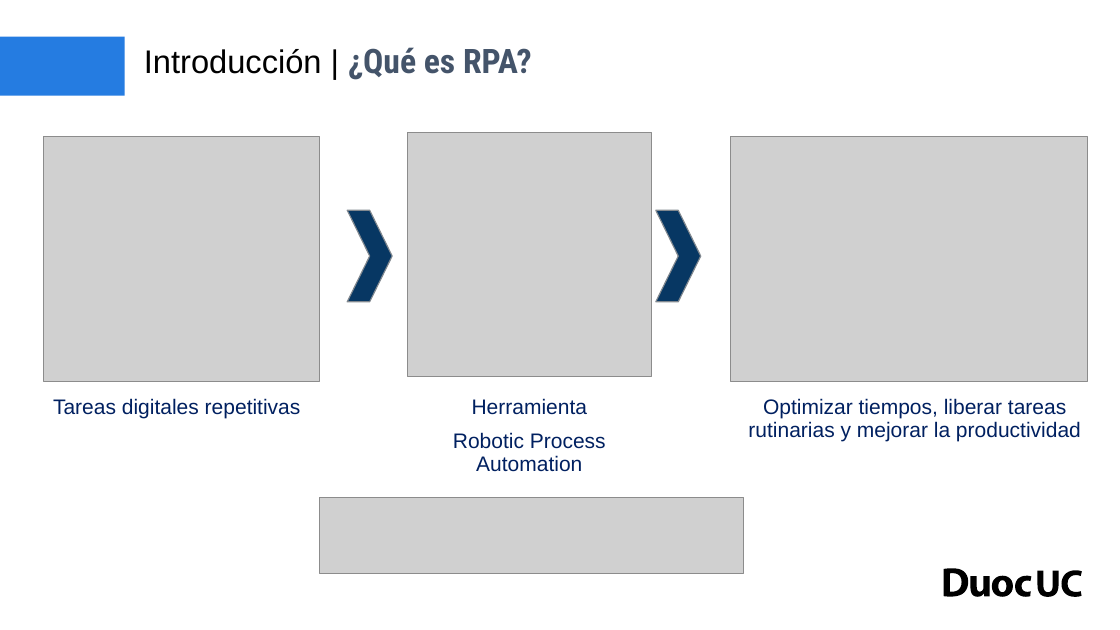
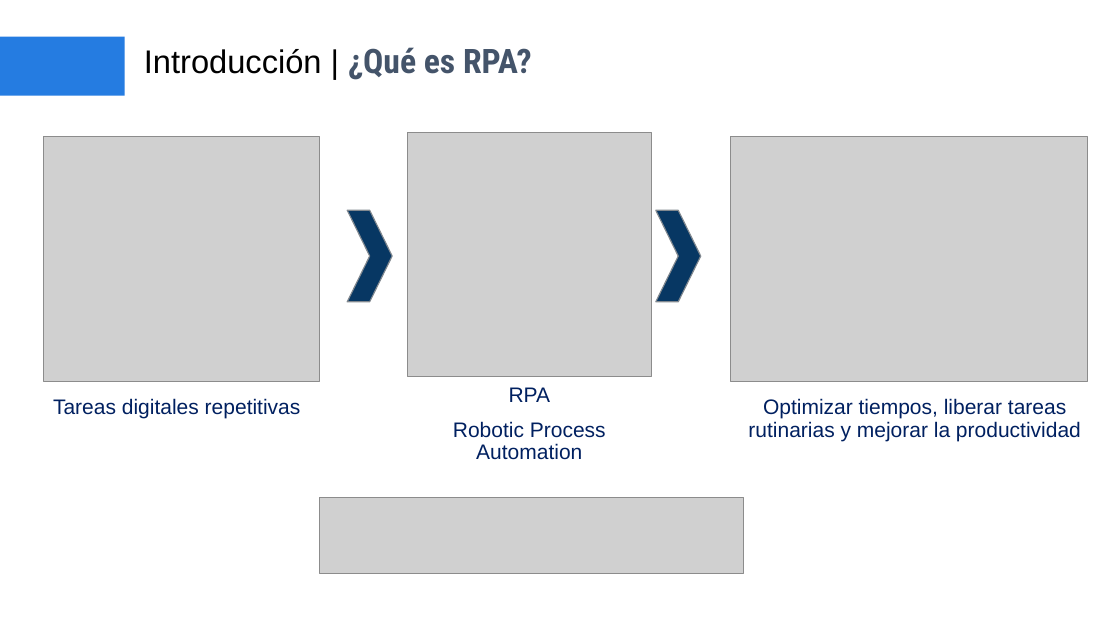
Before and after one commit to JoselynPinoDiaz/SB_Mallen_002D_RPA, a slide deck: slide 3 of Fase 1/Evidencias Grupales/Presentación Proyecto 01.pptx. Drawn at 1120x630 pixels with LibreOffice and Linux fonts; fonts in the diff are those of the drawing; grey boxes stand for pictures; background and template pictures are left out. Boxes give left, top, right and bottom in pixels: in the first picture for what was removed or moved away, otherwise in the second. Text is boxed around its words. In the diff, an @@ line names an element or a change of style, - is before the commit and + after.

```diff
--- a/Fase 1/Evidencias Grupales/Presentación Proyecto 01.pptx
+++ b/Fase 1/Evidencias Grupales/Presentación Proyecto 01.pptx
@@ text "RPA": place and size @@
-text "RPA" at [453,398,606,472]
+text "RPA" at [453,387,606,460]
@@ text at [509,387,551,402]: text changed @@
-Herramienta
+RPA
@@ freeform shape removed at [944,569,1032,597] @@
@@ freeform shape removed at [1038,571,1059,597] @@
@@ freeform shape removed at [1062,571,1082,597] @@
```
Also in this commit, not shown: 18 other slides changed.
